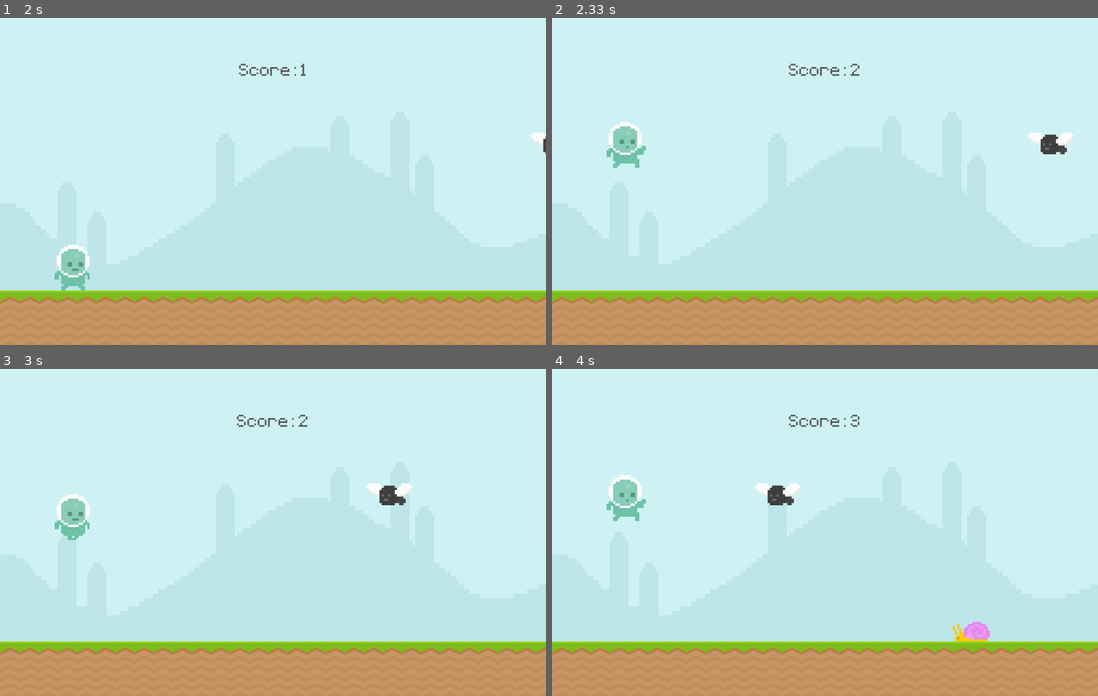
Above: before the commit, frames 1-4 (two rows, left to right).
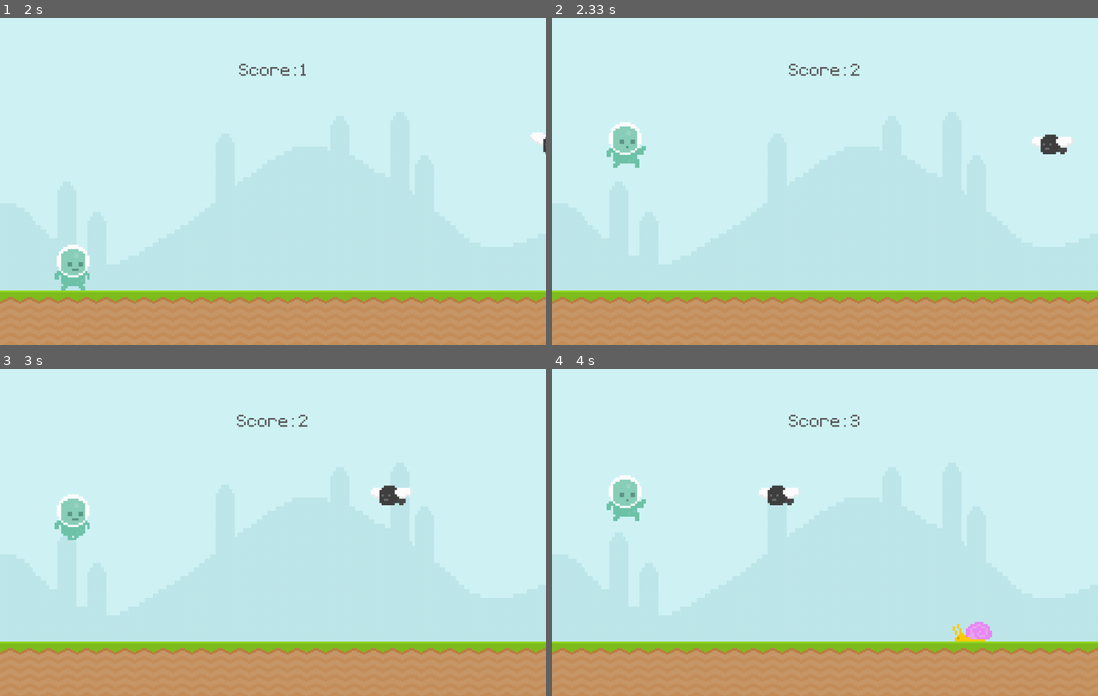
Above: after the commit, the same moments.

Repository: tokitou-san/Pygame-intro
Game: pygame game, started from main.py
The game is run twice, just before and just after one commit, with the same random seed, the same clock (stepped at 60 frames per second) and the same inputs.
Inputs:
- Up to frame 1 (2 s): tap Space at 0.33, 1.23, 1.53, 1.73 s
- Up to frame 2 (2.33 s): tap Space at 2.03, 2.23 s
- Up to frame 3 (3 s): tap Space at 2.53, 2.8 s
- Up to frame 4 (4 s): tap Space at 3.57, 3.97 s

Frame 1 is identical in both runs. In frame 2, less than 0.1% of the frame differs, in the area x 87-96%, y 35-40%; in frame 3, less than 0.1%; in frame 4, 0.2%, in the area x 37-81%, y 35-84%.

Commit message:
feat: add Obstacles animations

Diff:
--- a/main.py
+++ b/main.py
@@ -59,12 +59,23 @@
 ground_surface = pygame.transform.scale(ground_surface, (1000, 100))
 
 # Obstacles
-snail_surface = pygame.image.load("graphics/Snail/snail1.png").convert_alpha()
-fly_surface = pygame.image.load("graphics/Fly/Fly1.png")
+obstacle_rect_list = []
+
+# Snail
+snail_frame_1 = pygame.image.load("graphics/Snail/snail1.png").convert_alpha()
+snail_frame_2 = pygame.image.load("graphics/Snail/snail2.png").convert_alpha()
+snail_frames = [snail_frame_1, snail_frame_2]
+snail_index = 0
+snail_surface = snail_frames[snail_index]
 snail_speed = 4
+
+# Fly
+fly_frame_1 = pygame.image.load("graphics/Fly/Fly1.png")
+fly_frame_2 = pygame.image.load("graphics/Fly/Fly2.png")
+fly_frames = [fly_frame_1, fly_frame_2]
+fly_index = 0
+fly_surface = fly_frames[fly_index]
 fly_speed = 5
-
-obstacle_rect_list = []
 
 # Player
 player_walk_1 = pygame.image.load("graphics/Player/player_walk_1.png").convert_alpha()
@@ -84,6 +95,14 @@
 obstacle_event = pygame.USEREVENT + 1
 pygame.time.set_timer(obstacle_event, 1500)
 
+# Snail Timer
+snail_timer = pygame.USEREVENT + 2
+pygame.time.set_timer(snail_timer, 500)
+
+# Fly Timer
+fly_timer = pygame.USEREVENT + 3
+pygame.time.set_timer(fly_timer, 300)
+
 while True:
 	for event in pygame.event.get():
 		if event.type == pygame.QUIT:
@@ -97,11 +116,22 @@
 				game_state = "playing"
 				game_time = int(pygame.time.get_ticks() / 1000)
 
-		if event.type == obstacle_event:
-			if randint(0, 1):
-				obstacle_rect_list.append(snail_surface.get_rect(midbottom = (randint(1000, 1200), 500)))
-			else:
-				obstacle_rect_list.append(fly_surface.get_rect(midbottom = (randint(1000, 1200), 250)))
+		if game_state == "playing":
+			if event.type == obstacle_event:
+				if randint(0, 1):
+					obstacle_rect_list.append(snail_surface.get_rect(midbottom = (randint(1000, 1200), 500)))
+				else:
+					obstacle_rect_list.append(fly_surface.get_rect(midbottom = (randint(1000, 1200), 250)))
+
+			if event.type == snail_timer:
+				if snail_index == 0: snail_index = 1
+				else: snail_index = 0
+				snail_surface = snail_frames[snail_index]
+
+			if event.type == fly_timer:
+				if fly_index == 0: fly_index = 1
+				else: fly_index = 0
+				fly_surface = fly_frames[fly_index]
 
 	if game_state == "playing":
 		screen.blit(sky_surface, (0, 0))
